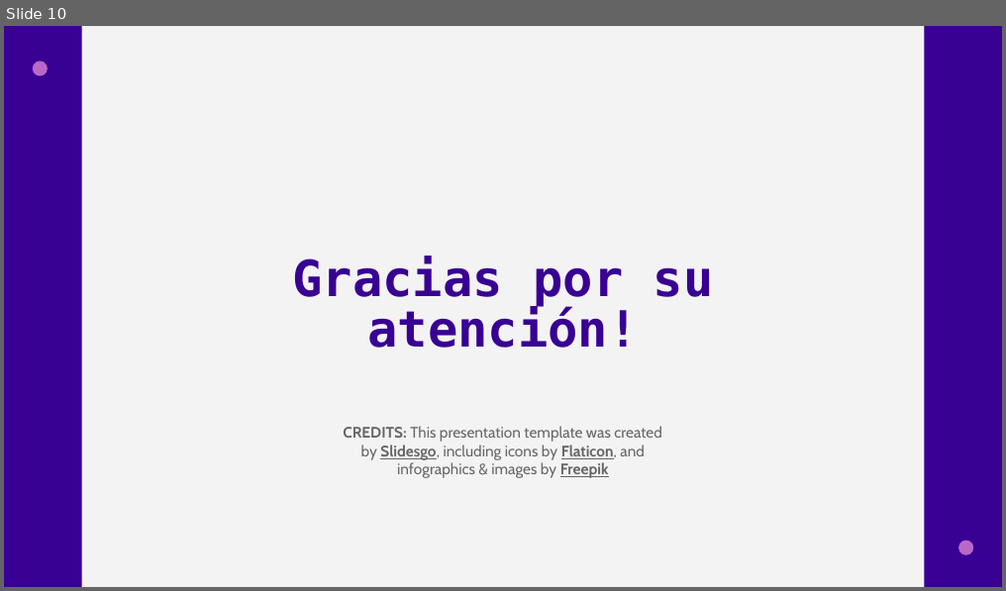
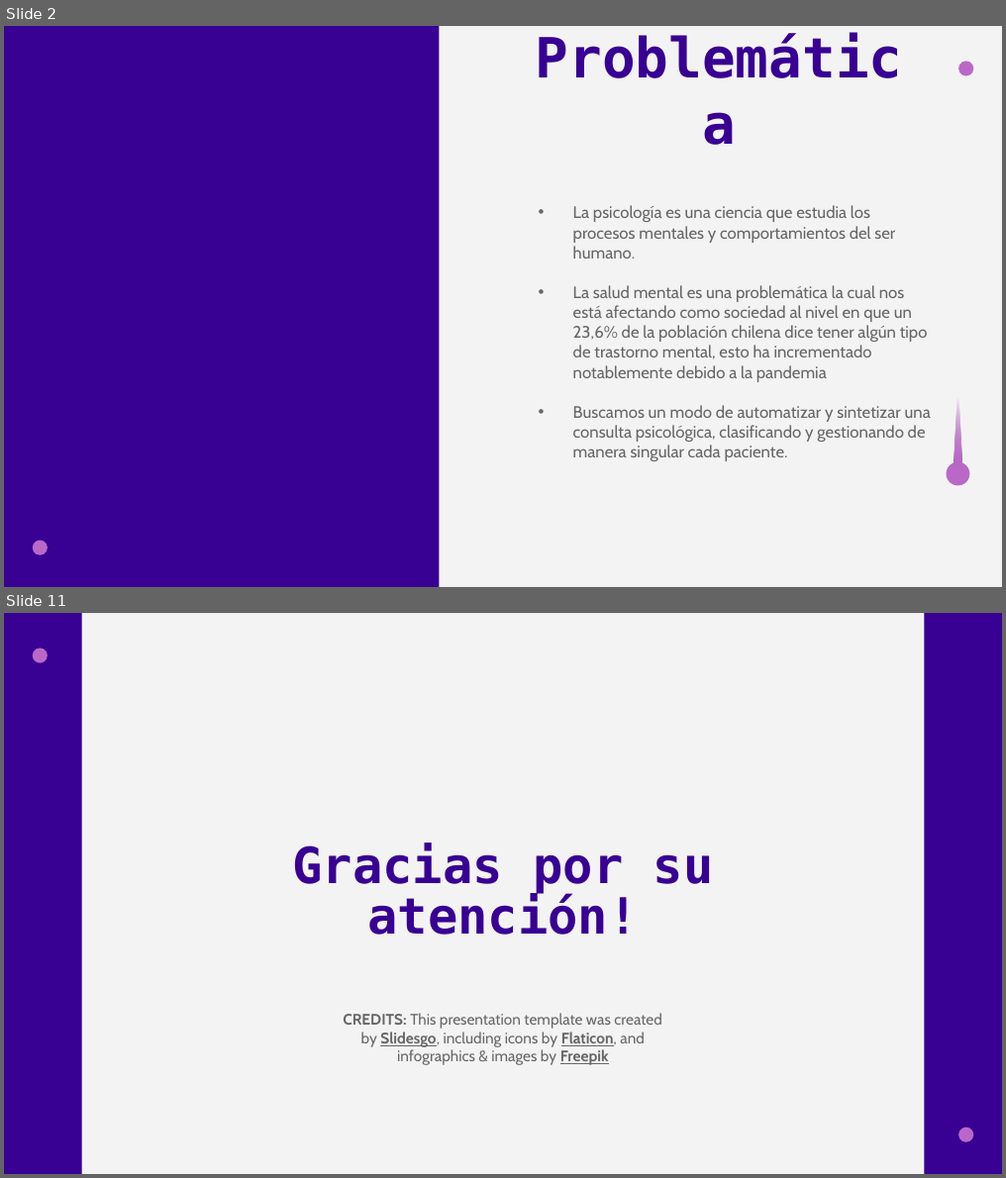
Before and after one commit to LucianoMartinez21/Catedra_1_C-, a slide deck: Presentacion_Fundamentos.pptx. Shown one above the other, each under a label of ours: slide 10 before the commit, slides 2 and 11 after it; the slides between them are not shown. The pictures are 1006x591 and 1006x1178 pixels, drawn with LibreOffice and Linux fonts; fonts in the diff are those of the drawing. Boxes give left, top, right and bottom in pixels: in the first picture for what was removed or moved away, otherwise in the second. Text is boxed around its words. In the diff, an @@ line names an element or a change of style, - is before the commit and + after.

```diff
--- a/Presentacion_Fundamentos.pptx
+++ b/Presentacion_Fundamentos.pptx
@@ slide 2 added at [4,26,1002,587], background #F3F3F3 @@
@@ rectangle added at [4,26,439,587], fill #380093 @@
@@ ellipse added at [958,61,973,76], fill #BA68C8 @@
@@ title added at [513,86,924,166], 40 pt, text #380093, bold @@
+Problemática
@@ subtitle added at [573,205,931,462], 12 pt, text #666666 @@
+• La psicología es una ciencia que estudia los procesos mentales y comportamientos del ser humano.
+• La salud mental es una problemática la cual nos está afectando como sociedad al nivel en que un 23,6% de la población chilena dice tener algún tipo de trastorno mental, esto ha incrementado notablemente debido a la pandemia
+• Buscamos un modo de automatizar y sintetizar una consulta psicológica, clasificando y gestionando de manera singular cada paciente.
@@ triangle added at [954,380,962,468], fill gradient #BA68C8 @@
@@ triangle added at [954,380,962,468], fill gradient #BA68C8 @@
@@ ellipse added at [946,462,970,486], fill #BA68C8 @@
@@ ellipse added at [32,541,47,556], fill #BA68C8 @@
@@ what was slide 10 is now slide 11 @@
```
Also in this commit, not shown: 5 slides changed, 1 other slide added, 1 slide removed.
